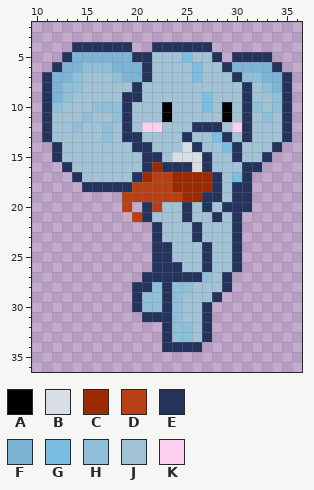
Pixel-art sprite: Assets/Art/Character_Art/trunks-walk-02.png. The first picture shows the starting point.
The file is 50x37 pixels. Shown: x 10..36, y 2..36.
Palette (. is transparent): A #000000  B #d7dfe4  C #9d2900  D #b84015  E #24335c  F #7bb4d4  G #7abee4  H #8fbfd9  J #a2c3d6  K #ffcff0
Pixels before, first column x 11:
 4 ...EEEEEE..EEEEEE........
 5 ..EFFFFFFEEJJJGJJE.EEEE..
 6 .EFFHHHFFFEJJJJGJJEFFFFE.
 7 EFFHJJJHFFEJJJJGJJJEHHFFE
 8 EFHHJJJJJEJJJJJJJJJJEJHFE
 9 EFHJJJJJEEJJJJJJGJJJEJJHE
10 EHJJJHHHEJJJAJJJGJAJEHJHE
11 EJJJHJJHEJJJAJJJJJAJEJHJE
12 EJJHJJHJEJKKJJJEEEJKEJJJE
13 EJJJJJHJEEJJJJEJJGEJEJJJE
14 .EJJJJJJJEEJJJBEJJGEJJJE.
15 .EJJJJJJJJEEJBBBEJJEJJE..
16 ..EJJJJJJJECEEEBEJJJEE...
17 ...EJJJJJECDDCCCCEJGE....
18 ....EEEEEDDDDCCCCEJEE....
19 ........DDDDDDCCEEJEE....
20 ........D.EDJJEJEJEEE....
21 .........DEJJJEJJEJE.....
22 ...........EJJJEJJJE.....
23 ...........EJJJEJJJE.....
24 ...........EEJJJEJJE.....
25 ...........EEJJJEJJE.....
26 ...........EEEJJEJJE.....
27 ..........EEEEEEHJE......
28 .........EEHEHHJJJE......
29 .........EHHEHJJJE.......
30 .........EHHEHJJE........
31 ..........EEEHJJE........
32 ............EHHJE........
33 ............EHHJE........
34 ............EEEE.........
New version:
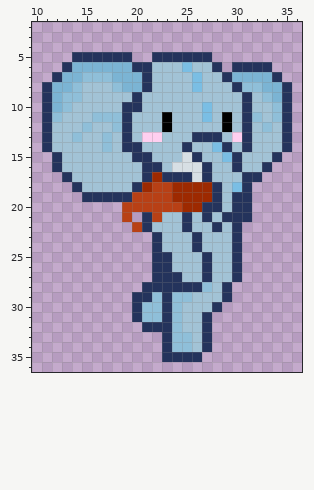
What changed:
Changed rows in their new state; - is an unchanged pixel.
first column x 11:
 4 ---......--......--------
 5 --.EEEEEE..EEEEEE.-....--
 6 -.E-FFF--E----GJ-E.EEEE.-
 7 .E-FHHHF----------EFFF-E.
 8 --F----HFFE----G---EHHF--
 9 ---H----J-------J-----HF-
10 -FH--JJJ-E--J-----J--J---
11 -H--JHH---------G----HJH-
12 ---JH-JH--JJA--JJJAJ--H--
13 ---H-----JKK--JEEEJK-----
14 EJ----H-E-J---EJ-GEJE--JE
15 ---------E-J-J-EJ-G---JE-
16 -EJ--------EJBB----EJJE--
17 --EJ-----JECEEEBEJ-J-E---
18 ---EJJJJJEC--------G-----
19 ----EEEEE----C--C--------
20 ---------DD-DDCC-EJ------
21 --------D.-D----EJE-E----
22 ---------DEJ--EJ-E-------
24 ------------J--EJ--------
26 -------------J-----------
27 ----------.---JJE-JE-----
28 ---------.-E-EEEH--------
29 ----------E---H--JE------
30 ----------------JE-------
31 ---------EHH-------------
32 ----------EE--J----------
34 -------------HHJE--------
35 ------------EEEE---------
